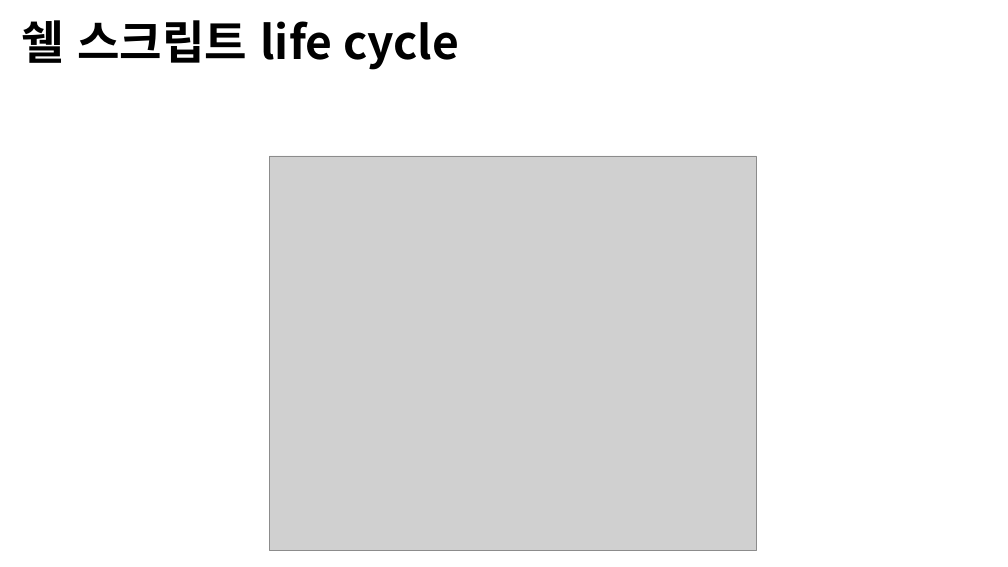
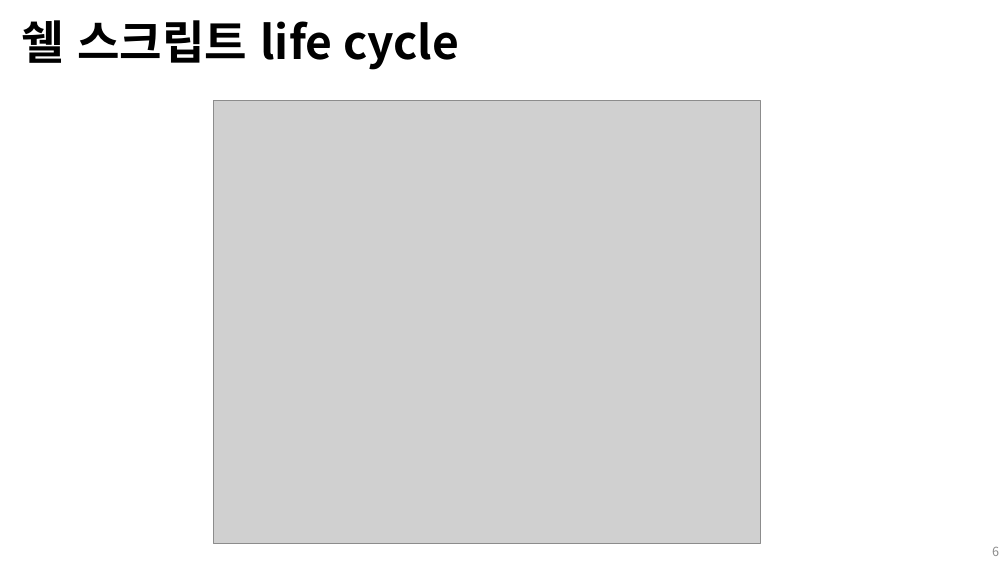
Before and after one commit to Open-Source-Programming/OpenSource-Lec, a slide deck: slide 6 of 03-shell_script_1.pptx. Drawn at 1008x567 pixels with LibreOffice and Linux fonts; fonts in the diff are those of the drawing; grey boxes stand for pictures; background and template pictures are left out. Boxes give left, top, right and bottom in pixels: in the first picture for what was removed or moved away, otherwise in the second. Text is boxed around its words. In the diff, an @@ line names an element or a change of style, - is before the commit and + after.

```diff
--- a/03-shell_script_1.pptx
+++ b/03-shell_script_1.pptx
@@ picture: place and size @@
-picture at <box>269,156,756,551</box>
+picture at <box>213,101,761,544</box>
@@ page number added at <box>992,547,999,556</box>, 12 pt, text #8C8C8C @@
+6
```
Also in this commit, not shown: 11 other slides changed, 20 slides added, 9 other files.
